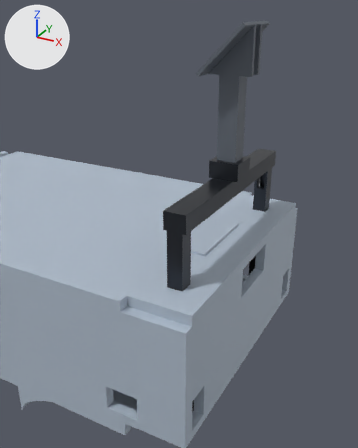
One commit to the glTF model redesign/blender/out/aircraft/glb/pod.glb: the scene before it, then after it.
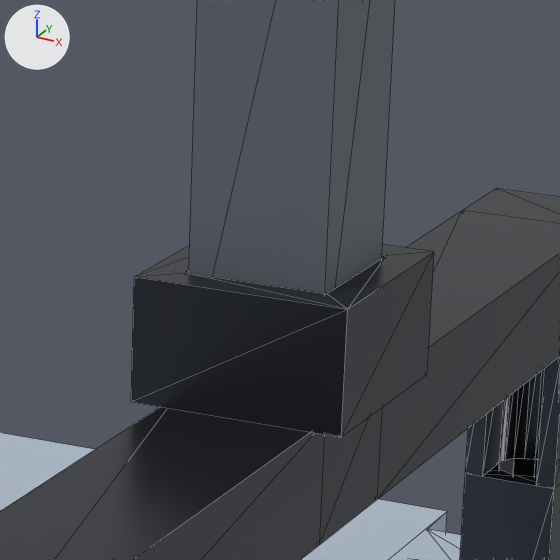
Each version is shown from a 50 mm camera at (0.165, -0.2025, 0.1894) aimed at (0.0664, -0.0231, 0.0998), then close up on the part from 53% to 75% of the width and 27% to 44% of the height. The axes (+X, +Y, +Z) are drawn at upper left. The lights are the same throughout. The older version's two pictures come first. The close-ups show mesh edges as thin lines.

In view in the first close-up: 'POD-001', 'POD-003', 'POD-005', 'POD-007'.
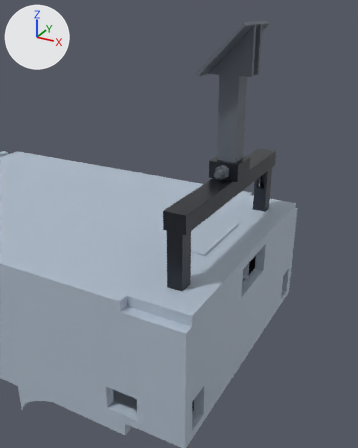
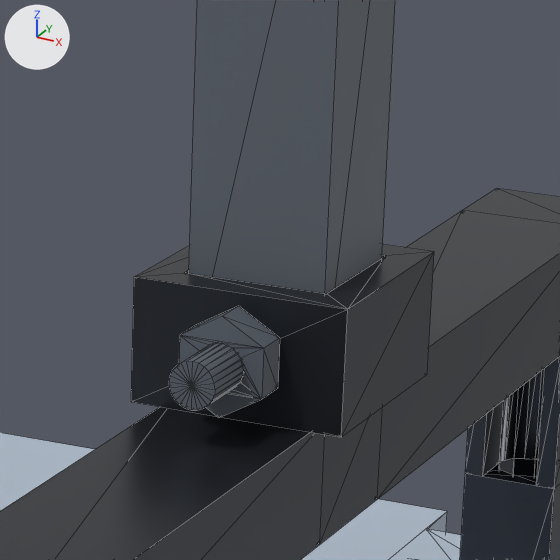
Edits to the bpy script that builds the scene:
```text
Add me_pod_012:
    me_pod_012.from_pydata(...)  # 36 vertices, 72 faces; spans x 0.07725..0.08275, y -0.0094..-0.007, z 0.11882..0.12518
    me_pod_012.materials.append(mat_look__5f6670)  # grey #5f6670
Add me_pod_011:
    me_pod_011.from_pydata(...)  # 99 vertices, 192 faces; spans x 0.0772..0.0828, y -0.0135..0.0045, z 0.1192..0.1248
    me_pod_011.materials.append(mat_look__5f6670)  # grey #5f6670
Add ob_pod_012:
    ob_pod_012 = bpy.data.objects.new('POD-012', me_pod_012)
    ob_pod_012.location = (0.0, 0.0, 0.0)
Add ob_pod_011:
    ob_pod_011 = bpy.data.objects.new('POD-011', me_pod_011)
    ob_pod_011.location = (0.0, 0.0, 0.0)
```

Where the change shows, as pixel boxes (x1, y1, x2, y2) in the close-ups (560 x 560 px):
'POD-012', added
    after: (179, 306, 280, 417)
'POD-011', added
    after: (169, 343, 243, 410)
